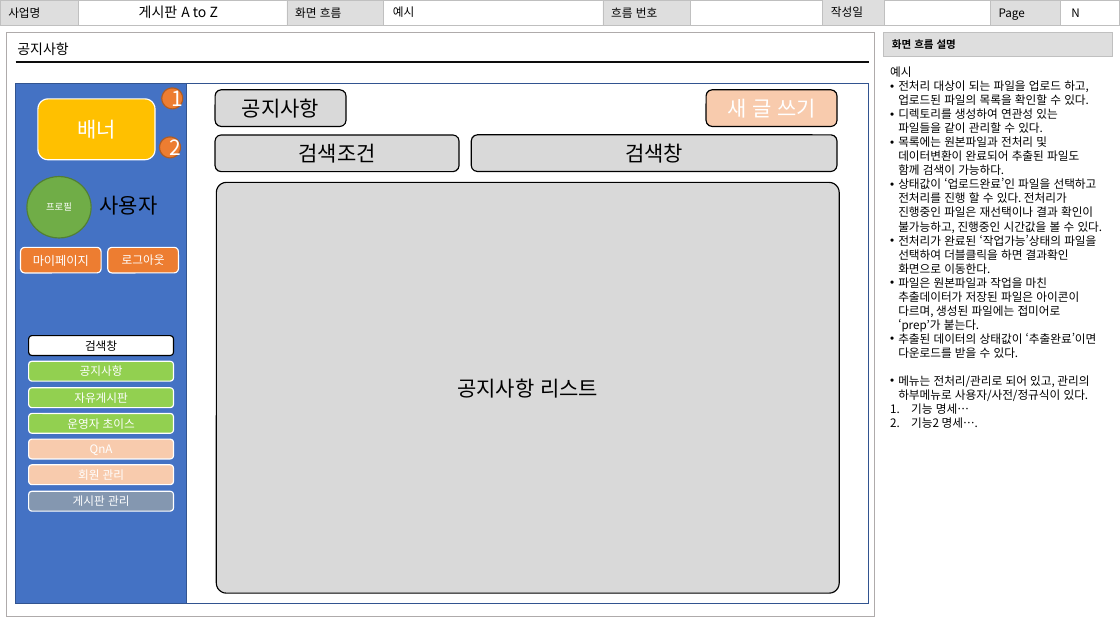
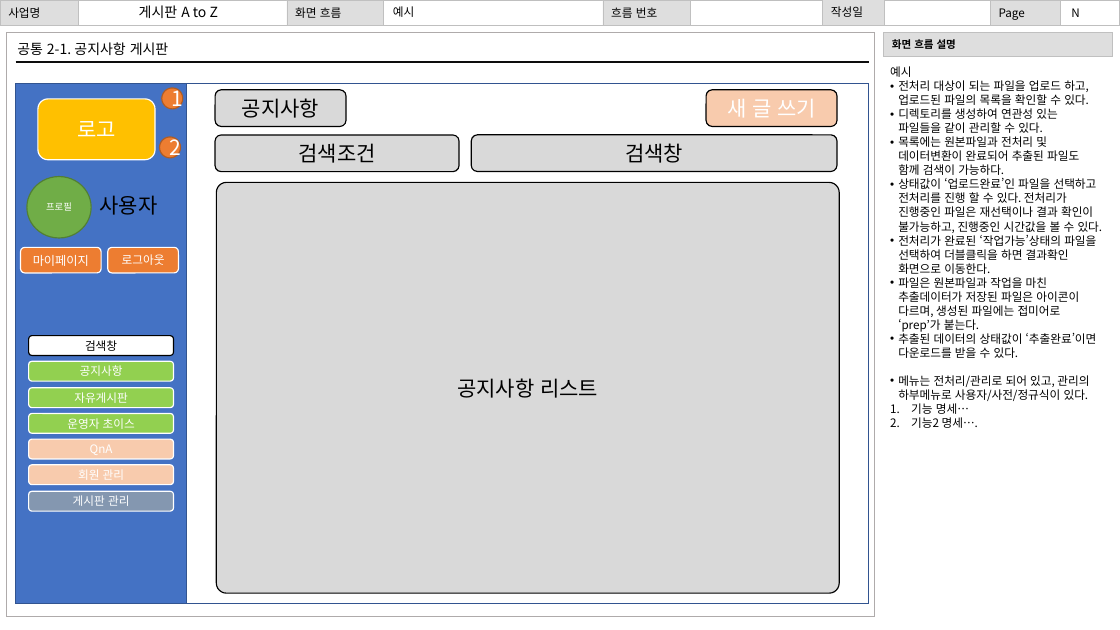
Before and after one commit to gihangShin/test, a slide deck: slide 4 of 문서/화면 설계서/화면설계서 이혁준.pptx. Drawn at 1120x630 pixels with LibreOffice and Linux fonts; fonts in the diff are those of the drawing. Boxes give left, top, right and bottom in pixels: in the first picture for what was removed or moved away, otherwise in the second. Text is boxed around its words. In the diff, an @@ line names an element or a change of style, - is before the commit and + after.

```diff
--- a/문서/화면 설계서/화면설계서 이혁준.pptx
+++ b/문서/화면 설계서/화면설계서 이혁준.pptx
@@ text at (17, 42, 169, 55): text changed @@
-공지사항
+공통 2-1. 공지사항 게시판
@@ text in rounded rectangle at (77, 121, 116, 137): text changed @@
-배너
+로고
```
Also in this commit, not shown: 14 other slides changed.
